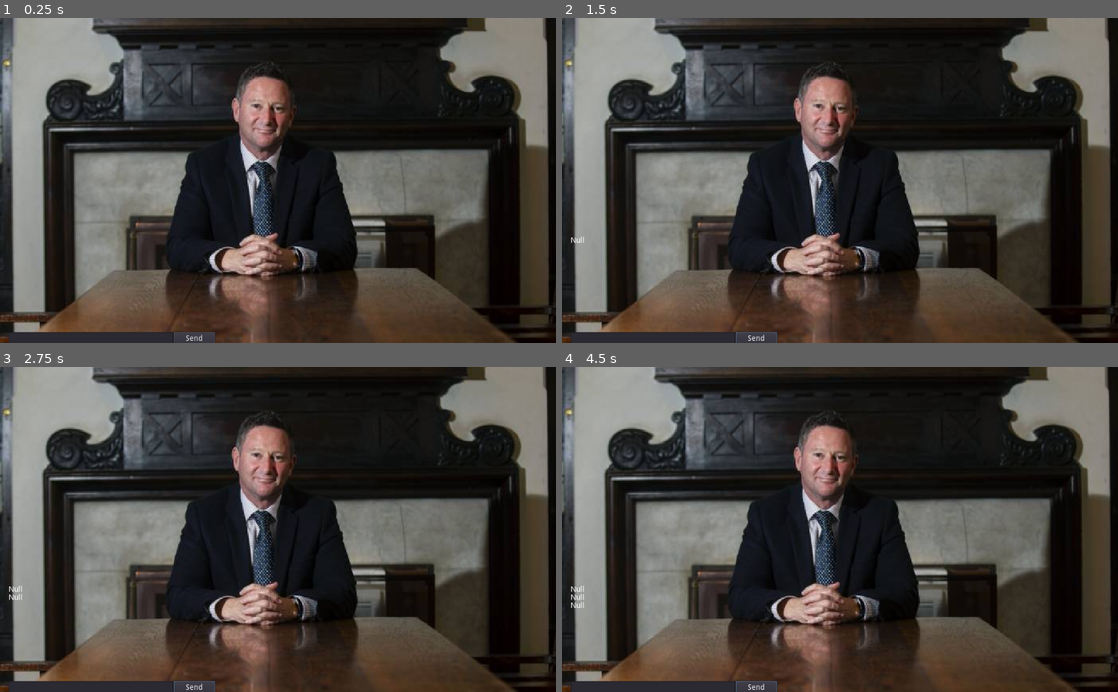
Above: before the commit, frames 1-4 (two rows, left to right).
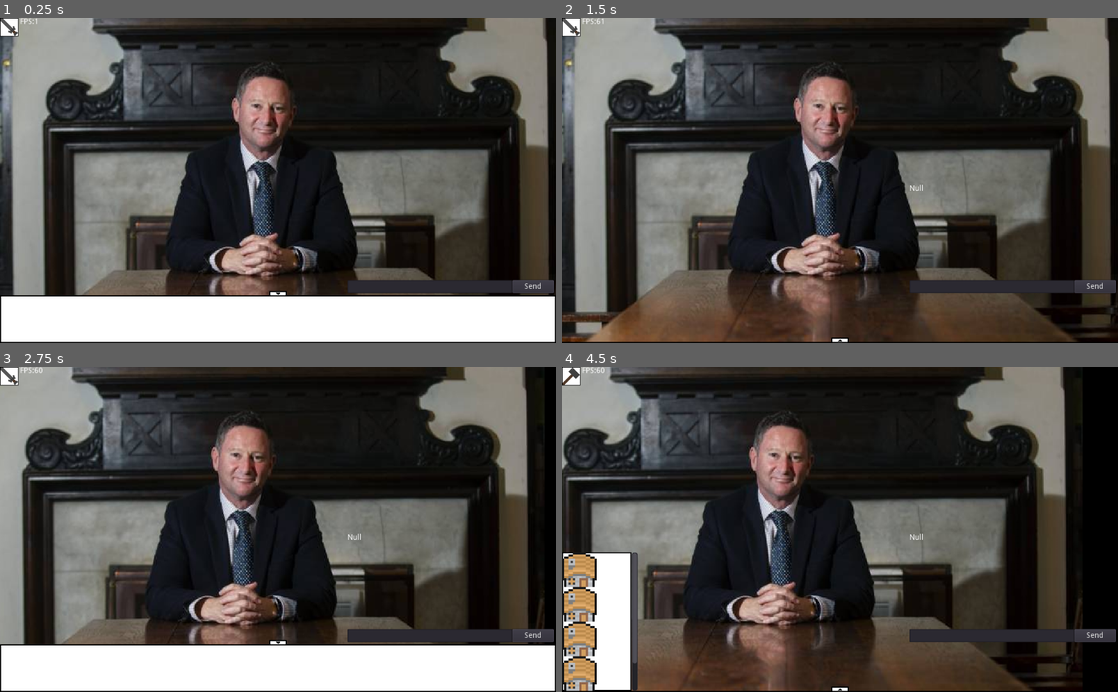
Above: after the commit, the same moments.

Repository: Yagoi23/2D-RTS
Game: Godot game, scene res://Multiplayer/Game.tscn
Two runs of this game, one before a commit and one after it. Both use one fixed random seed, a clock stepped at 60 frames per second and the inputs below. This scene is started directly instead of the project's main scene.
Inputs (mouse positions are in pixels of both pictures, inside the frame that each line leads up to):
- Up to frame 1 (0.25 s): no input
- Up to frame 2 (1.5 s): click "Send" at 0.5 s; click (840, 294) at 1.27 s
- Up to frame 3 (2.75 s): tap Enter at 2 s; move the mouse to (400, 513) at 2.02 s; hold D (player_move_right) from 2.03 s (still down); tap Q (attack_move) at 2.1 s; click (400, 513) at 2.17 s
- Up to frame 4 (4.5 s): release D (player_move_right) at 2.75 s; drag from (728, 545) to (812, 594) at 2.77 s; tap Space at 3.5 s; move the mouse to (895, 458) at 3.52 s; hold D (player_move_right) 3.53-4.25 s; hold 2 (enter_build_mode) 3.53-4.25 s; drag from (812, 594) to (673, 480) at 4.27 s

The runs differ from the first frame. In frame 1, 16% of the frame differs, in the area x 0-100%, y 0-100%; in frame 2, 2.9%; in frame 3, 48%; in frame 4, 55%.
Error in both runs: Invalid get index '3' (on base: 'Array'). (res://Multiplayer/Network.gd:19)

Commit message:
Multiplayer 2 player

Diff:
--- a/Multiplayer/Game.tscn
+++ b/Multiplayer/Game.tscn
@@ -1,7 +1,8 @@
-[gd_scene load_steps=3 format=2]
+[gd_scene load_steps=4 format=2]
 
 [ext_resource path="res://1562284713707.jpg" type="Texture" id=1]
 [ext_resource path="res://Multiplayer/Chat.tscn" type="PackedScene" id=2]
+[ext_resource path="res://Player/Player.tscn" type="PackedScene" id=3]
 
 [node name="Node2D" type="Node2D"]
 
@@ -10,8 +11,10 @@
 scale = Vector2( 1.46862, 1.57 )
 texture = ExtResource( 1 )
 
-[node name="Chat" parent="." instance=ExtResource( 2 )]
-margin_left = 504.0
-margin_top = 312.0
-margin_right = 544.0
-margin_bottom = 352.0
+[node name="Player" parent="." instance=ExtResource( 3 )]
+
+[node name="Chat" parent="Player" instance=ExtResource( 2 )]
+margin_left = 1128.0
+margin_top = 216.0
+margin_right = 1168.0
+margin_bottom = 256.0
--- a/Multiplayer/NetworkSetup.gd
+++ b/Multiplayer/NetworkSetup.gd
@@ -57,23 +57,6 @@
 	get_tree().change_scene("res://Multiplayer/Game.tscn")
 
 
-#var chattext
-
-#func _on_SendChatButton_pressed():
-	#rpc("Chat")
-
-
-#remote func send_chat(txt):
-	#history.bbcode_text += txt
-	#history.bbcode_text += ""
-
-#sync func Chat() -> void:
-	#chattext = ChatEnterBar.text
-	#var oldchattext = ChatText.text
-	#ChatText.set_bbcode(oldchattext+"\n"+chattext)
-	#ChatEnterBar.text = ""
-
-
 func _on_Start_Game_pressed():
 	rpc_unreliable("_start_game")
 	_startgame()
Binary file added: cody.png
Not shown, added: cody.png.import
Not shown, changed: Thumbs.db
